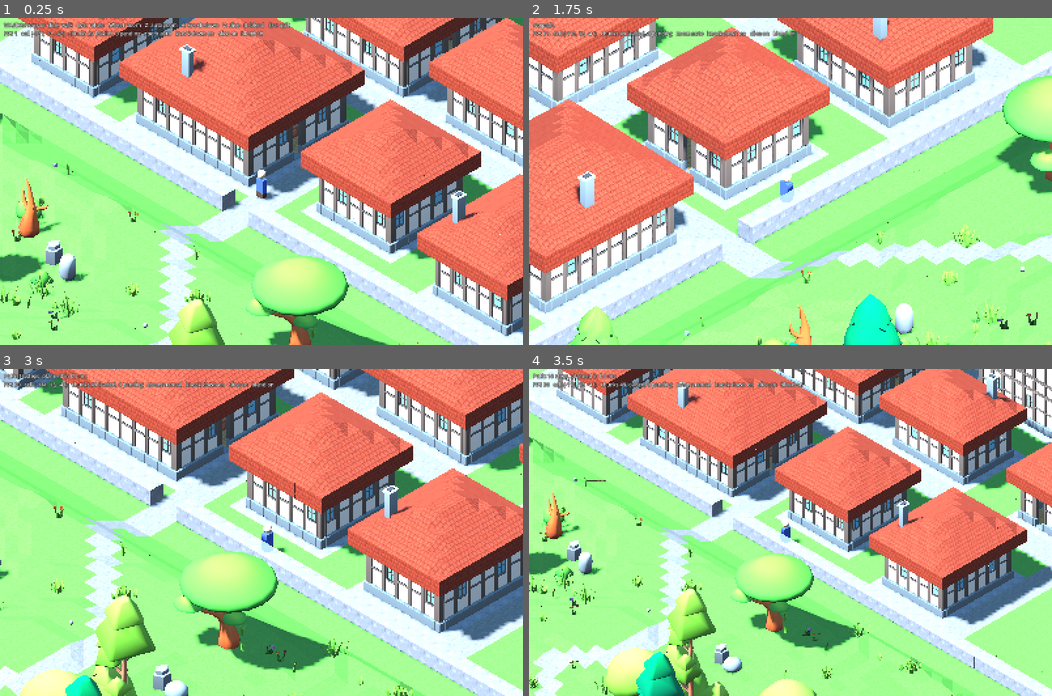
Above: before the commit, frames 1-4 (two rows, left to right).
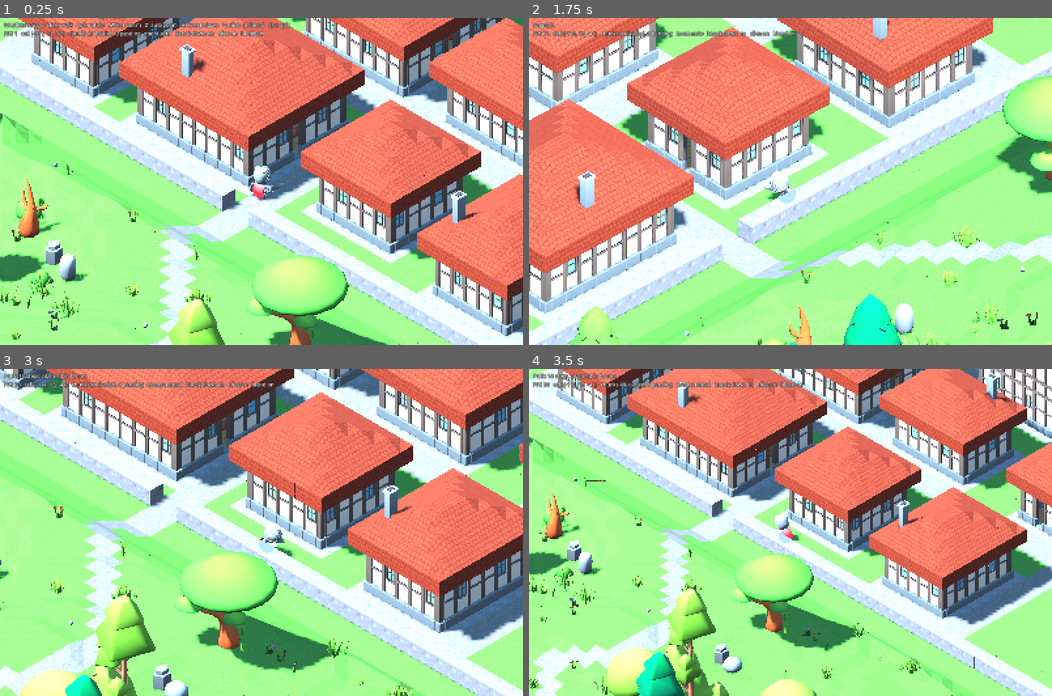
Above: after the commit, the same moments.

Repository: svachalek/iso-rpg
Game: Godot game, scene res://scenes/main.tscn
Two runs of this game, one before a commit and one after it. Both use one fixed random seed, a clock stepped at 60 frames per second and the inputs below.
Inputs (mouse positions are in pixels of both pictures, inside the frame that each line leads up to):
- Up to frame 1 (0.25 s): no input
- Up to frame 2 (1.75 s): tap Enter at 0.5 s; move the mouse to (905, 165) at 0.52 s; hold D 0.53-1.28 s; hold Shift 0.53-1.28 s; click (905, 165) at 0.67 s; move the mouse to (685, 197) at 1.27 s; hold S from 1.28 s (still down); tap Q at 1.35 s
- Up to frame 3 (3 s): move the mouse to (313, 460) at 2.02 s; release S at 2.03 s; hold D 2.03-2.78 s; tap E at 2.1 s; move the mouse to (235, 597) at 2.77 s; hold W from 2.78 s (still down); tap Z at 2.85 s; click (235, 597) at 2.92 s
- Up to frame 4 (3.5 s): keep holding W

The runs differ from the first frame. In frame 1, 0.4% of the frame differs, in the area x 47-55%, y 45-56%; in frame 2, 0.3%; in frame 3, 0.2%; in frame 4, 0.2%.

Commit message:
Replace the player figure with the KayKit Adventurers knight, animated
- Load Knight.glb (CC0, KayKit Adventurers 1.0) at runtime from a
  .gdignored assets/kaykit_adventurers, scaled so it stands two cubes
  tall, showing only a sword and a shield of the pack's gear
- Idle when stopped and run while moving: the pack's walk only keeps up
  with about 0.6 cubes a second at this scale, so the run plays faster to
  match the ground, capped where the feet would blur
- Turn toward each step instead of snapping to it
- The knight writes the stencil where it shows and the x-ray shell skips
  those pixels, since the helmet and shield stand out in front of the shell
  and would otherwise be tinted as if hidden

Co-Authored-By: Claude Opus 5 <noreply@anthropic.com>
Claude-Session: https://claude.ai/code/session_01PzxxinmoUcJfehNaPA8ew7

Diff:
--- a/scripts/player.gd
+++ b/scripts/player.gd
@@ -1,12 +1,32 @@
 class_name Player
 extends Node3D
 
-## A two-cube-tall figure that walks a list of feet cells.
+## A two-cube-tall figure that walks a list of feet cells: the knight from
+## the KayKit Adventurers pack, loaded at runtime with its rig and animations.
 
 signal arrived
 
 const SPEED := 4.0  # world units per second
 const RUN_SCALE := 2.0
+const TURN_SPEED := 14.0  # radians per second
+
+const MODEL := "res://assets/kaykit_adventurers/Knight.glb"
+const MODEL_SCALE := 0.8  # the knight stands about 2.5 with its helmet
+## The model carries every weapon and shield in the pack; these are shown.
+const GEAR := ["1H_Sword", "Badge_Shield"]
+const GEAR_ALL := ["1H_Sword", "1H_Sword_Offhand", "2H_Sword", "Badge_Shield",
+		"Rectangle_Shield", "Round_Shield", "Spike_Shield"]
+const ANIM_IDLE := "Idle"
+const ANIM_MOVE := "Running_A"
+## Ground speed at which a planted foot of ANIM_MOVE stays put at
+## MODEL_SCALE, measured from the rig. Even walking pace is a run for legs
+## this short: the pack's walk only covers about 0.6.
+const MOVE_ANIM_SPEED := 2.3
+## The move animation plays faster to keep up with the ground, to a point:
+## past it the feet blur, and sliding a little reads better.
+const MAX_ANIM_RATE := 2.4
+const ANIM_BLEND := 0.15  # seconds
+const XRAY_STENCIL := 1  # the figure's own pixels; shaders/xray.gdshader skips them
 
 var cell: Vector3i
 ## Multiplies SPEED; the caller raises it while a run key is held.
@@ -22,6 +42,8 @@
 var _t := 1.0
 var _body: Node3D
 var _xray: ShaderMaterial
+var _anim: AnimationPlayer
+var _yaw := 0.0  # the body turns toward this
 
 
 func _ready() -> void:
@@ -30,45 +52,61 @@
 	_xray = ShaderMaterial.new()
 	_xray.shader = load("res://shaders/xray.gdshader")
 	_xray.render_priority = 10
-
-	var tunic := StandardMaterial3D.new()
-	tunic.albedo_color = Color(0.25, 0.35, 0.75)
-	var skin := StandardMaterial3D.new()
-	skin.albedo_color = Color(0.90, 0.72, 0.58)
-	var boots := StandardMaterial3D.new()
-	boots.albedo_color = Color(0.30, 0.20, 0.12)
-
-	_add_box(Vector3(0.5, 0.35, 0.3), Vector3(0, 0.175, 0), boots)
-	_add_box(Vector3(0.55, 0.85, 0.32), Vector3(0, 0.775, 0), tunic)
-	var head := MeshInstance3D.new()
-	var sphere := SphereMesh.new()
-	sphere.radius = 0.24
-	sphere.height = 0.48
-	head.mesh = sphere
-	head.material_override = skin
-	head.position = Vector3(0, 1.5, 0)
-	_body.add_child(head)
-	# A nose so facing is readable from above.
-	_add_box(Vector3(0.1, 0.1, 0.12), Vector3(0, 1.5, -0.26), skin)
+	_add_model()
 	_add_xray_shell()
 
 
-func _add_box(size: Vector3, at: Vector3, mat: Material) -> void:
-	var mi := MeshInstance3D.new()
-	var box := BoxMesh.new()
-	box.size = size
-	mi.mesh = box
-	mi.material_override = mat
-	mi.position = at
-	_body.add_child(mi)
+func _add_model() -> void:
+	var doc := GLTFDocument.new()
+	var state := GLTFState.new()
+	if doc.append_from_file(MODEL, state) != OK:
+		push_error("player: cannot load " + MODEL)
+		return
+	var model := doc.generate_scene(state) as Node3D
+	# glTF faces +z; the body faces -z, the way look_at points it.
+	model.rotation.y = PI
+	model.scale = Vector3.ONE * MODEL_SCALE
+	_body.add_child(model)
+	for gear: String in GEAR_ALL:
+		var n := model.find_child(gear, true, false) as Node3D
+		if n != null:
+			n.visible = gear in GEAR
+	# Where the knight shows, it marks the stencil so the x-ray shell leaves
+	# it be: the helmet and shield stand out of the shell, in front of it.
+	for mi: MeshInstance3D in model.find_children("*", "MeshInstance3D", true, false):
+		for si in mi.mesh.get_surface_count():
+			var mat := mi.mesh.surface_get_material(si) as BaseMaterial3D
+			if mat != null:
+				mat.stencil_mode = BaseMaterial3D.STENCIL_MODE_CUSTOM
+				mat.stencil_flags = BaseMaterial3D.STENCIL_FLAG_WRITE
+				mat.stencil_compare = BaseMaterial3D.STENCIL_COMPARE_ALWAYS
+				mat.stencil_reference = XRAY_STENCIL
+	_anim = model.find_child("AnimationPlayer", true, false) as AnimationPlayer
+	if _anim == null:
+		return
+	for anim_name: String in [ANIM_IDLE, ANIM_MOVE]:
+		_anim.get_animation(anim_name).loop_mode = Animation.LOOP_LINEAR
+	_anim.play(ANIM_IDLE)
 
 
-## One capsule that encloses the whole figure, drawn only where it is hidden.
-## A single convex shell avoids the body parts x-raying through each other.
+## Runs while the figure moves and idles when it stops, the run sped up to
+## keep pace with the ground.
+func _animate(moving: bool) -> void:
+	if _anim == null:
+		return
+	var want := ANIM_MOVE if moving else ANIM_IDLE
+	if _anim.current_animation != want:
+		_anim.play(want, ANIM_BLEND)
+	_anim.speed_scale = minf(SPEED * speed_scale / MOVE_ANIM_SPEED, MAX_ANIM_RATE) if moving else 1.0
+
+
+## One capsule around the figure, drawn only where it is hidden. A single
+## convex shell avoids the body parts x-raying through each other; what
+## sticks out of it is kept clear by the stencil.
 func _add_xray_shell() -> void:
 	var mi := MeshInstance3D.new()
 	var capsule := CapsuleMesh.new()
-	capsule.radius = 0.36
+	capsule.radius = 0.46  # about as wide as the helmet, so the silhouette fits the figure
 	capsule.height = 2.0
 	mi.mesh = capsule
 	mi.material_override = _xray
@@ -139,6 +177,8 @@
 			if _path.is_empty():
 				arrived.emit()
 	position = _from.lerp(_to, _t)
+	_body.rotation.y = rotate_toward(_body.rotation.y, _yaw, TURN_SPEED * delta)
+	_animate(_t < 1.0)
 
 
 func _begin_step(next: Vector3i) -> void:
@@ -149,4 +189,4 @@
 	var dir := _to - _from
 	dir.y = 0.0
 	if dir.length_squared() > 0.001:
-		_body.look_at(global_position + dir, Vector3.UP)
+		_yaw = atan2(-dir.x, -dir.z)  # the yaw that points -z along dir
--- a/shaders/xray.gdshader
+++ b/shaders/xray.gdshader
@@ -1,5 +1,8 @@
 shader_type spatial;
 render_mode unshaded, depth_test_inverted, depth_draw_never, cull_back;
+// The figure writes 1 (Player.XRAY_STENCIL) wherever it shows, so parts of
+// it standing out in front of this shell are not taken for walls.
+stencil_mode read, compare_not_equal, 1;
 
 // Second material on the character: draws only where the normal pass failed
 // the depth test, i.e. the parts hidden behind terrain.
Not shown, added: assets/kaykit_adventurers/.gdignore
Binary file added: assets/kaykit_adventurers/Knight.glb
Not shown, added: assets/kaykit_adventurers/LICENSE.txt
Not shown, changed: CLAUDE.md
Not shown, changed: README.md
Not shown, added: assets/kaykit_adventurers/README.md
